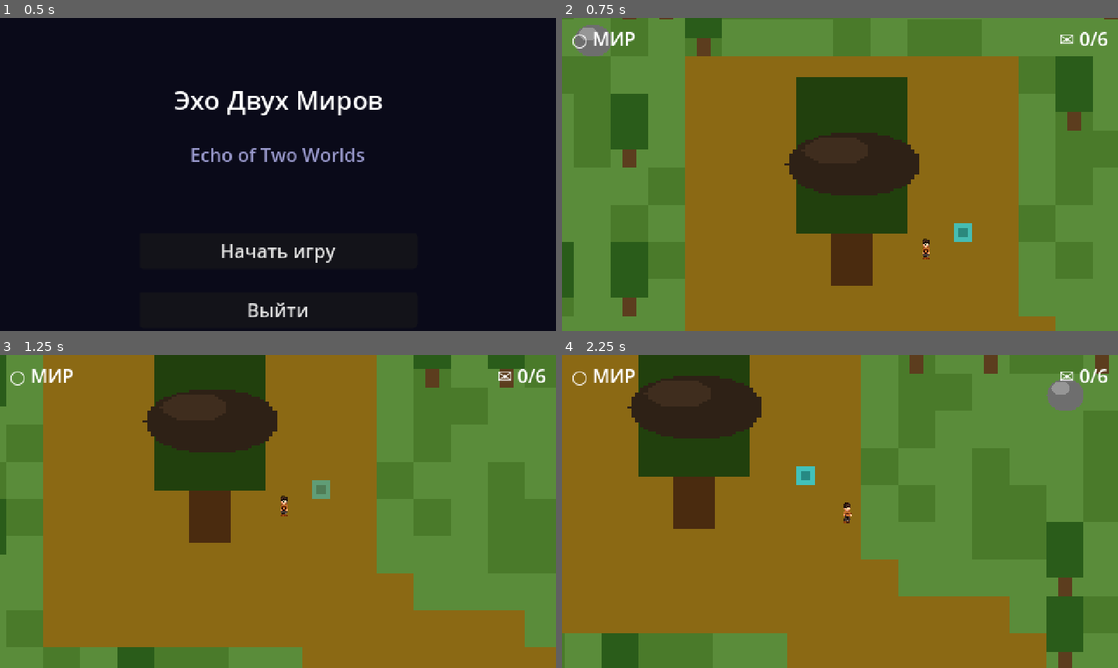
Above: before the commit, frames 1-4 (two rows, left to right).
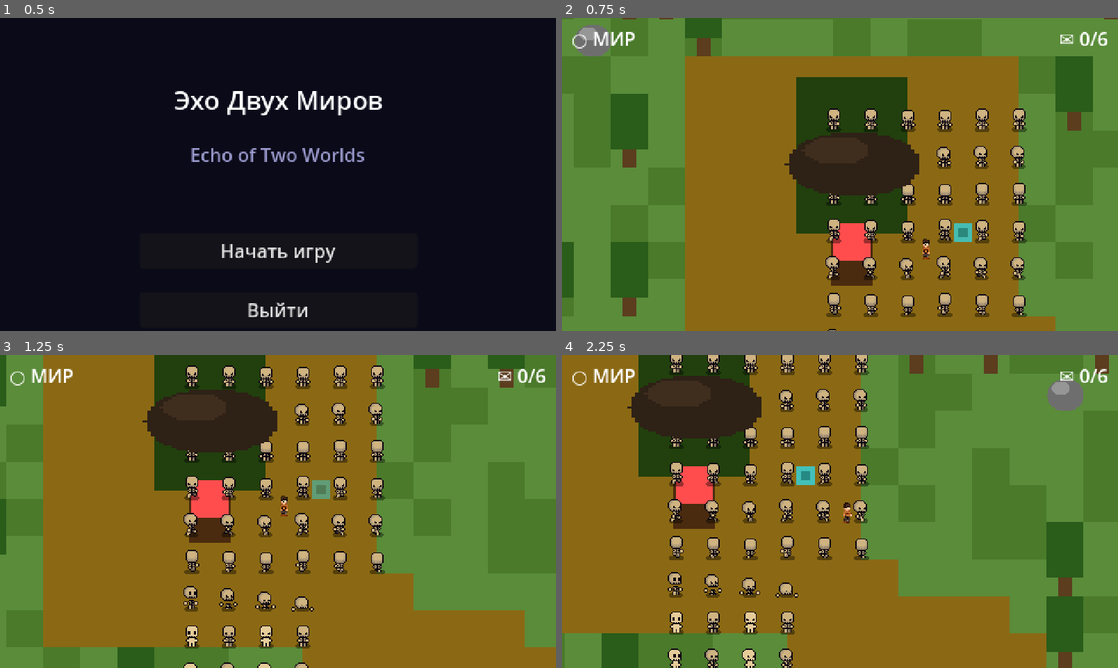
Above: after the commit, the same moments.

Repository: shyzic/echo
Game: Godot game, scene res://scenes/Main.tscn
Two runs of this game, one before a commit and one after it. Both use one fixed random seed, a clock stepped at 60 frames per second and the inputs below.
Inputs:
- Up to frame 1 (0.5 s): no input
- Up to frame 2 (0.75 s): click "Начать игру" at 0.5 s
- Up to frame 3 (1.25 s): no input
- Up to frame 4 (2.25 s): hold D (move_right) 1.28-2.03 s; hold E (interact) 1.28-2.03 s; hold S (move_down) from 2.03 s (still down); tap Space (ping) at 2.1 s

Frame 1 is identical in both runs. In frame 2, 5.5% of the frame differs, in the area x 47-84%, y 28-100%; in frame 3, 6.9%; in frame 4, 7.1%, in the area x 19-56%, y 0-100%.
Error before the commit: Invalid assignment of property or key 'entity_id' with value of type 'String' on a base object of type 'Node2D (House.gd)'. (res://scripts/world/World.gd:70)

Commit message:
fix: add entity_id export to House.gd

Diff:
--- a/scripts/entities/House.gd
+++ b/scripts/entities/House.gd
@@ -1,4 +1,6 @@
 extends Node2D
+
+@export var entity_id: String = ""
 
 @onready var roof: Sprite2D     = $Roof
 @onready var interior: Node2D   = $Interior
